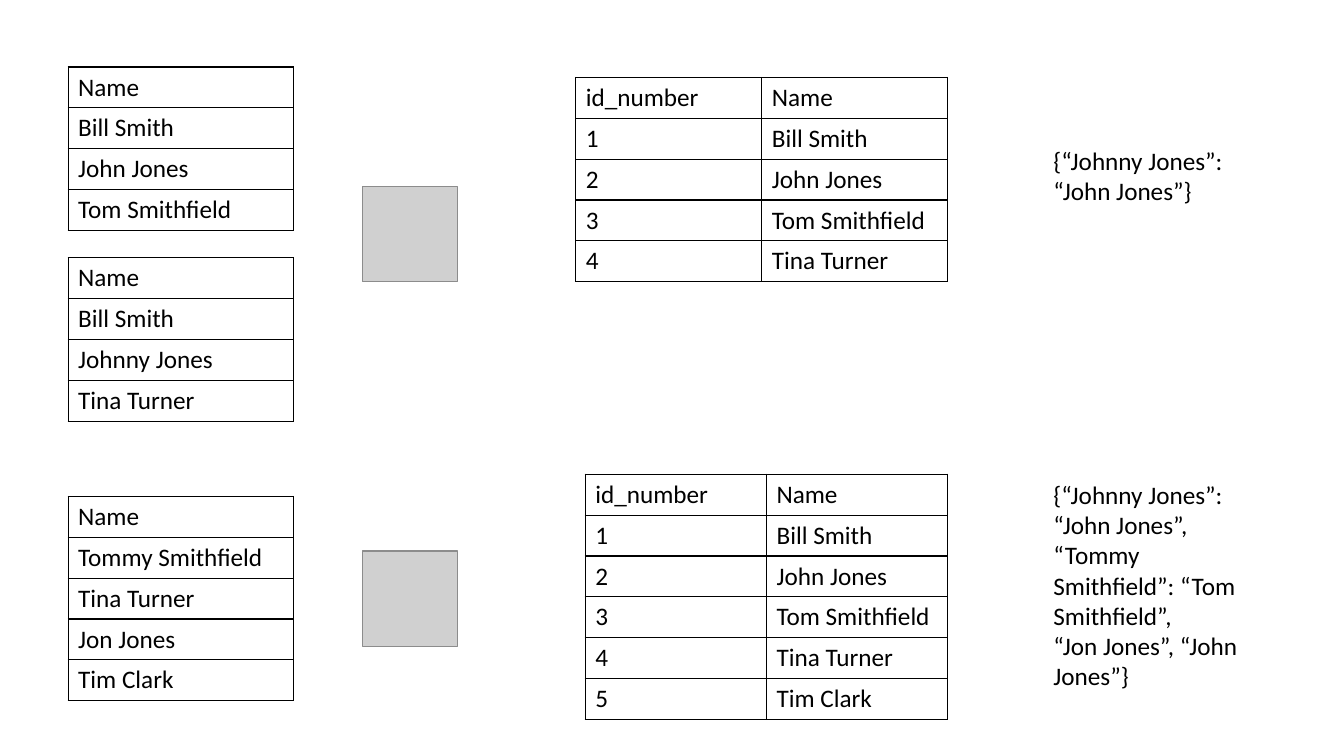
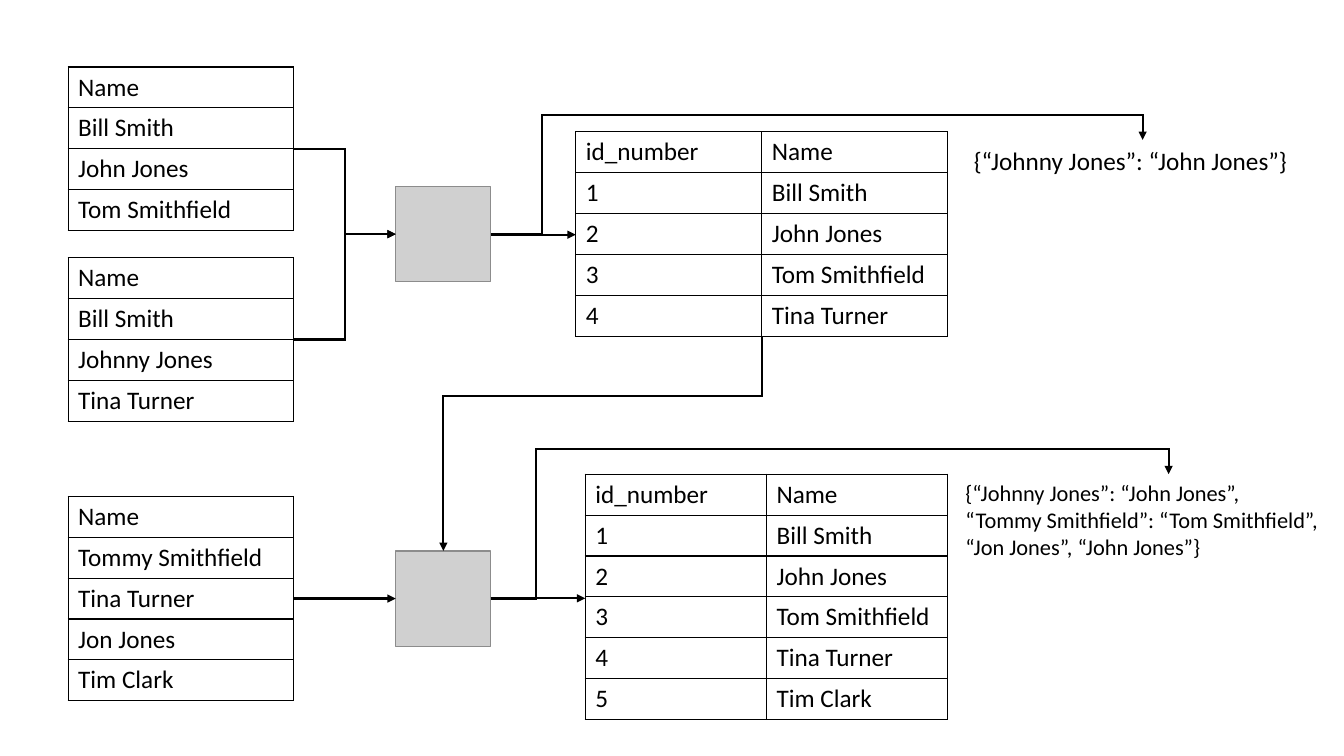
Before and after one commit to mmcelhan/nfl_capstone, a slide deck: slide 2 of gold_source_mapping/diagrams/process_flow.pptx. Drawn at 1344x756 pixels with LibreOffice and Linux fonts; fonts in the diff are those of the drawing; grey boxes stand for pictures. Boxes give left, top, right and bottom in pixels: in the first picture for what was removed or moved away, otherwise in the second. Text is boxed around its words. In the diff, an @@ line names an element or a change of style, - is before the commit and + after.

```diff
--- a/gold_source_mapping/diagrams/process_flow.pptx
+++ b/gold_source_mapping/diagrams/process_flow.pptx
@@ elbow arrow added from (491, 234) to (1143, 140), #000000 1.5 pt @@
@@ elbow arrow added from (293, 149) to (396, 234), #000000 1.5 pt @@
@@ table: place and size @@
-table at [576, 78, 949, 282]
+table at [576, 132, 949, 337]
@@ text "{“Johnny Jones”: “John Jones”}" rewrapped from [1053, 152, 1222, 204] to [974, 151, 1286, 174] @@
@@ picture: place and size @@
-picture at [362, 187, 457, 281]
+picture at [396, 187, 491, 281]
@@ elbow arrow added from (293, 340) to (396, 234), #000000 1.5 pt @@
@@ elbow arrow added from (491, 235) to (576, 235), #000000 1.5 pt @@
@@ elbow arrow added from (762, 337) to (444, 552), #000000 1.5 pt @@
@@ elbow arrow added from (491, 599) to (1169, 474), #000000 1.5 pt @@
@@ text "{“Johnny Jones”: “John Jones”,": place and size @@
-text "{“Johnny Jones”: “John Jones”," at [1053, 486, 1237, 689]
+text "{“Johnny Jones”: “John Jones”," at [965, 484, 1318, 558]
@@ text "{“Johnny Jones”: “John Jones”," at [965, 484, 1318, 558]: size 18 to 16 pt @@
@@ picture: place and size @@
-picture at [362, 552, 457, 646]
+picture at [396, 552, 491, 646]
@@ elbow arrow added from (293, 599) to (396, 599), #000000 1.5 pt @@
@@ elbow arrow added from (491, 599) to (586, 599), #000000 1.5 pt @@
```
Also in this commit, not shown: 2 other files.
